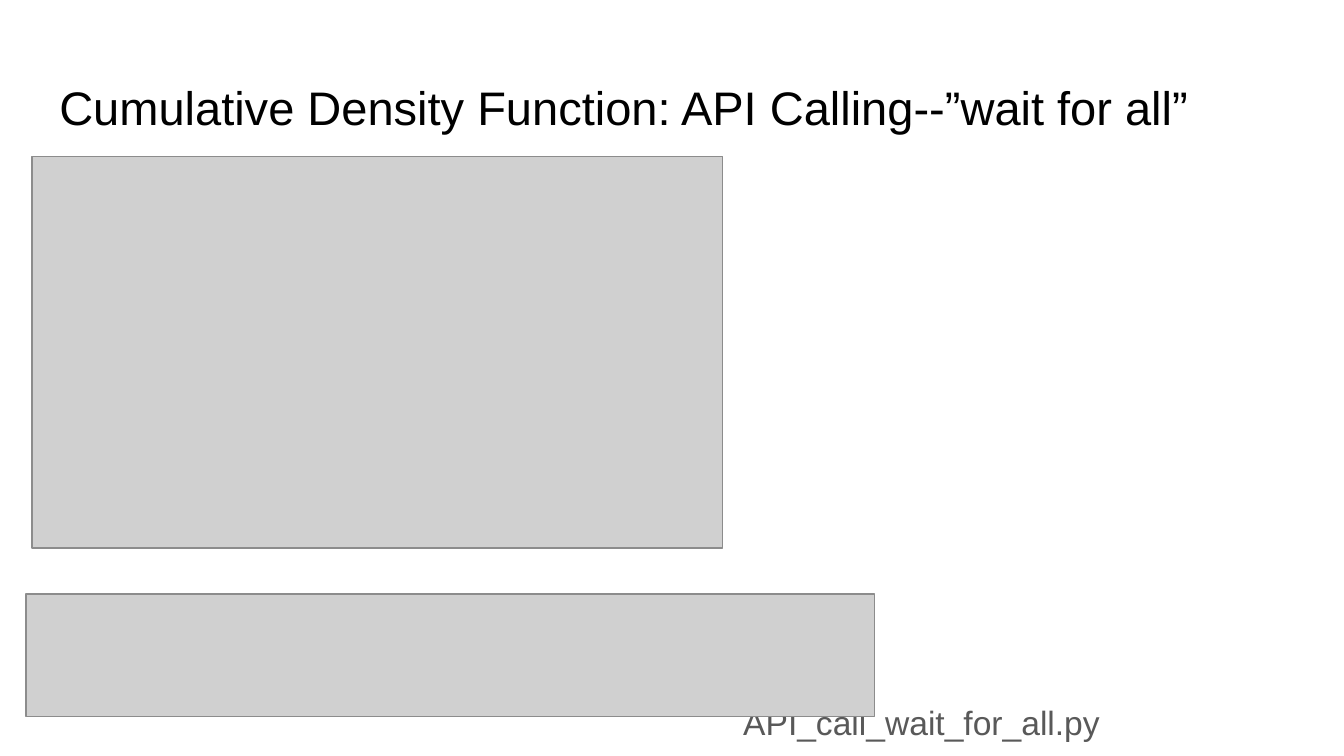
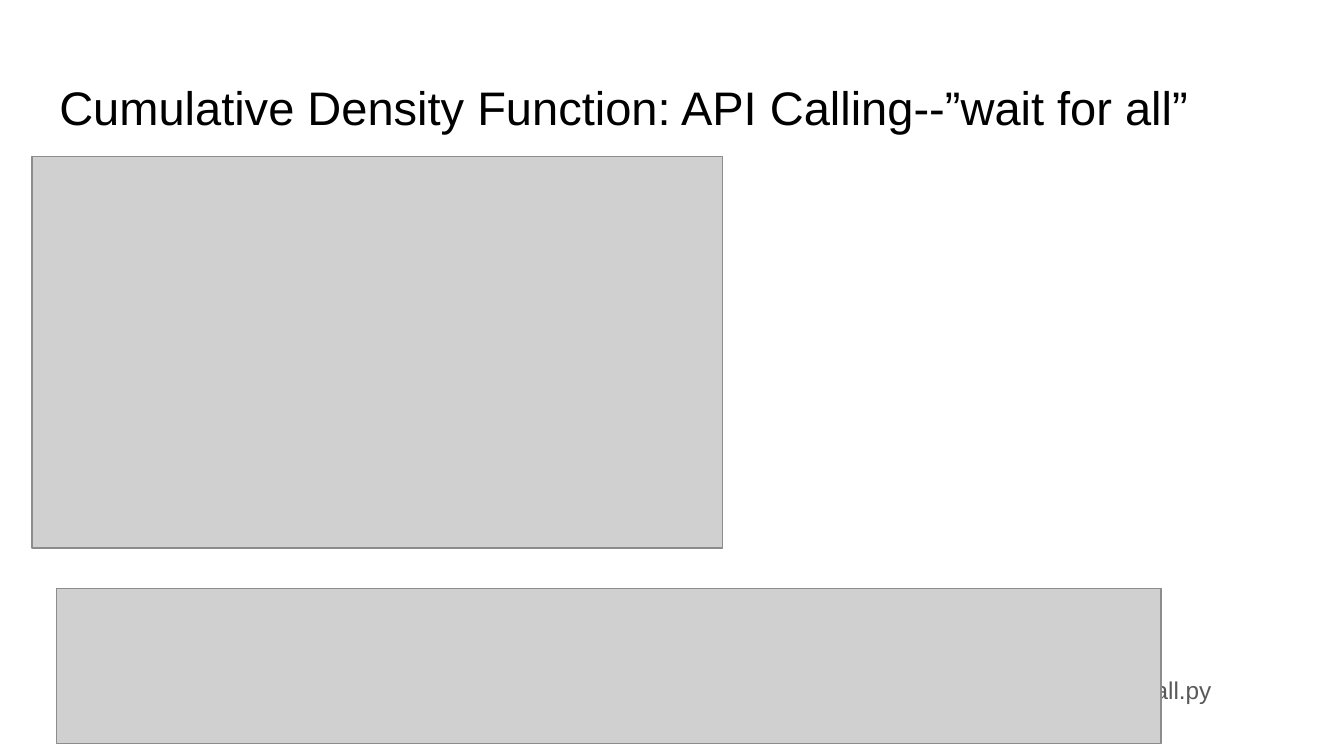
Before and after one commit to ankur6ue/deep-learning-course, a slide deck: slide 31 of Module 1/class_1.6/deep_learning_course_class_1.6.pptx (slide 15 before the commit). Drawn at 1344x756 pixels with LibreOffice and Linux fonts; fonts in the diff are those of the drawing; grey boxes stand for pictures. Boxes give left, top, right and bottom in pixels: in the first picture for what was removed or moved away, otherwise in the second. Text is boxed around its words. In the diff, an @@ line names an element or a change of style, - is before the commit and + after.

```diff
--- a/Module 1/class_1.6/deep_learning_course_class_1.6.pptx
+++ b/Module 1/class_1.6/deep_learning_course_class_1.6.pptx
@@ picture: place and size @@
-picture at <box>26,594,874,716</box>
+picture at <box>56,589,1161,745</box>
@@ text "API_call_wait_for_all.py": place and size @@
-text "API_call_wait_for_all.py" at <box>743,708,1099,741</box>
+text "API_call_wait_for_all.py" at <box>954,680,1211,705</box>
@@ text "API_call_wait_for_all.py" at <box>954,680,1211,705</box>: size 18 to 13 pt @@
```
Also in this commit, not shown: 6 other slides changed, 5 slides added, 3 other files.
